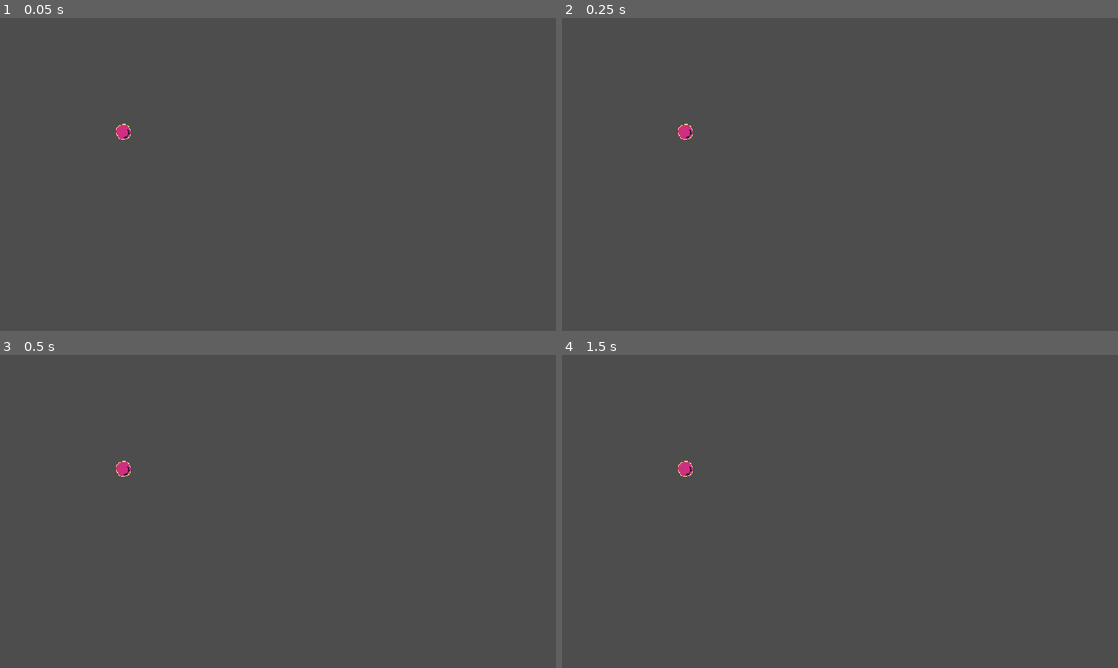
Above: before the commit, frames 1-4 (two rows, left to right).
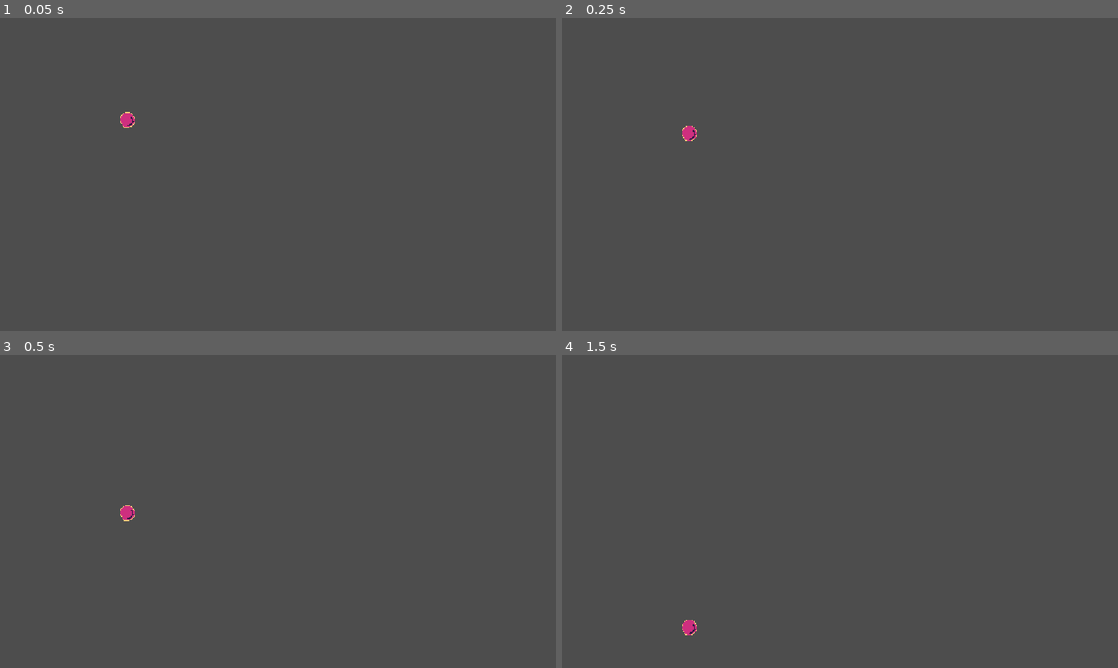
Above: after the commit, the same moments.

Repository: Unknown-device/Haven-game
Game: Godot game, scene res://main.tscn
Two runs of this game, one before a commit and one after it. Both use one fixed random seed, a clock stepped at 60 frames per second and the inputs below.
Inputs:
- Up to frame 1 (0.05 s): no input
- Up to frame 2 (0.25 s): no input
- Up to frame 3 (0.5 s): no input
- Up to frame 4 (1.5 s): tap Enter at 1.25 s

The runs differ from the first frame. In frame 1, 0.2% of the frame differs, in the area x 20-25%, y 30-39%; in frame 2, 0.1%; in frame 3, 0.2%, in the area x 20-25%, y 33-54%; in frame 4, 0.2%.

Commit message:
ball now RigidBody2D

Diff:
--- a/ball.tscn
+++ b/ball.tscn
@@ -16,7 +16,8 @@
 [sub_resource type="CircleShape2D" id="CircleShape2D_mojyh"]
 radius = 16.0
 
-[node name="Ball" type="CharacterBody2D" unique_id=293557840]
+[node name="Ball" type="RigidBody2D" unique_id=520232695]
+metadata/polarity = -1
 
 [node name="AnimatedSprite2D" type="AnimatedSprite2D" parent="." unique_id=1214180839]
 sprite_frames = SubResource("SpriteFrames_mojyh")
--- /dev/null
+++ b/fall.gd
@@ -0,0 +1,11 @@
+extends Node
+
+
+# Called when the node enters the scene tree for the first time.
+func _ready() -> void:
+	pass # Replace with function body.
+
+
+# Called every frame. 'delta' is the elapsed time since the previous frame.
+func _process(delta: float) -> void:
+	pass
--- a/main.tscn
+++ b/main.tscn
@@ -8,12 +8,12 @@
 [node name="Camera2D" type="Camera2D" parent="." unique_id=1514455966]
 position = Vector2(576, 320)
 
-[node name="Ball" parent="." unique_id=293557840 instance=ExtResource("1_0xm2m")]
-position = Vector2(256, 232)
-
 [node name="Pluspol" parent="." unique_id=1514089214 instance=ExtResource("2_h2yge")]
 position = Vector2(256, 576)
 
 [node name="Minuspol" parent="." unique_id=2101200135 instance=ExtResource("2_h2yge")]
 position = Vector2(256, 64)
 rotation = 3.1415927
+
+[node name="Ball" parent="." unique_id=293557840 instance=ExtResource("1_0xm2m")]
+position = Vector2(263.8011, 206.28915)
Not shown, removed: Assets/ball.png.import
Not shown, added: fall.gd.uid
